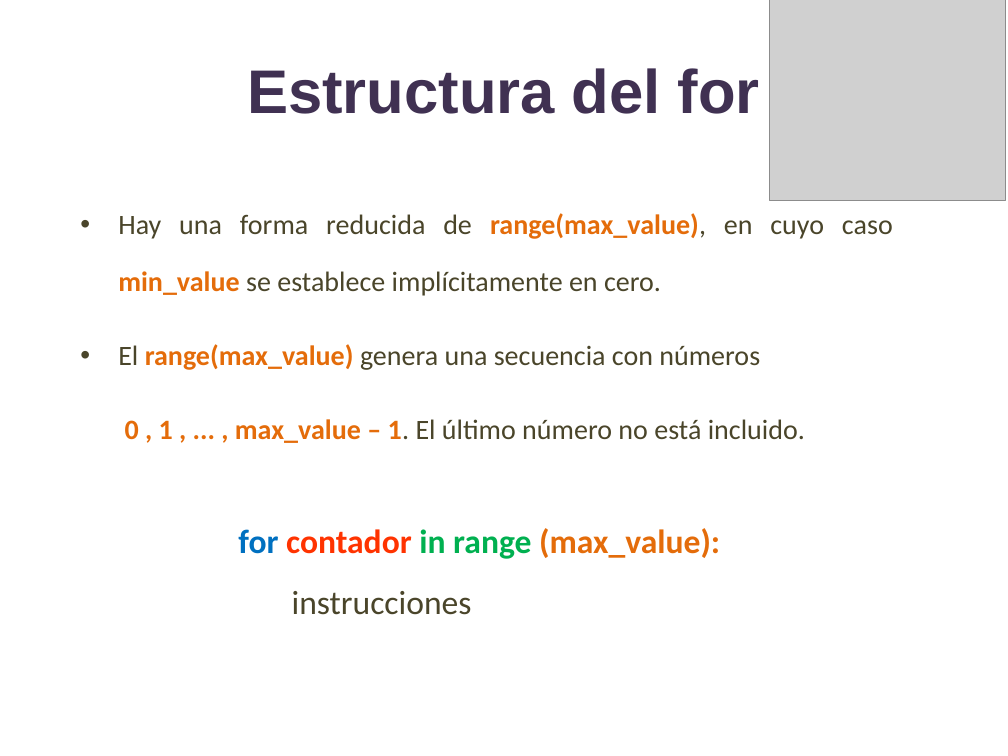
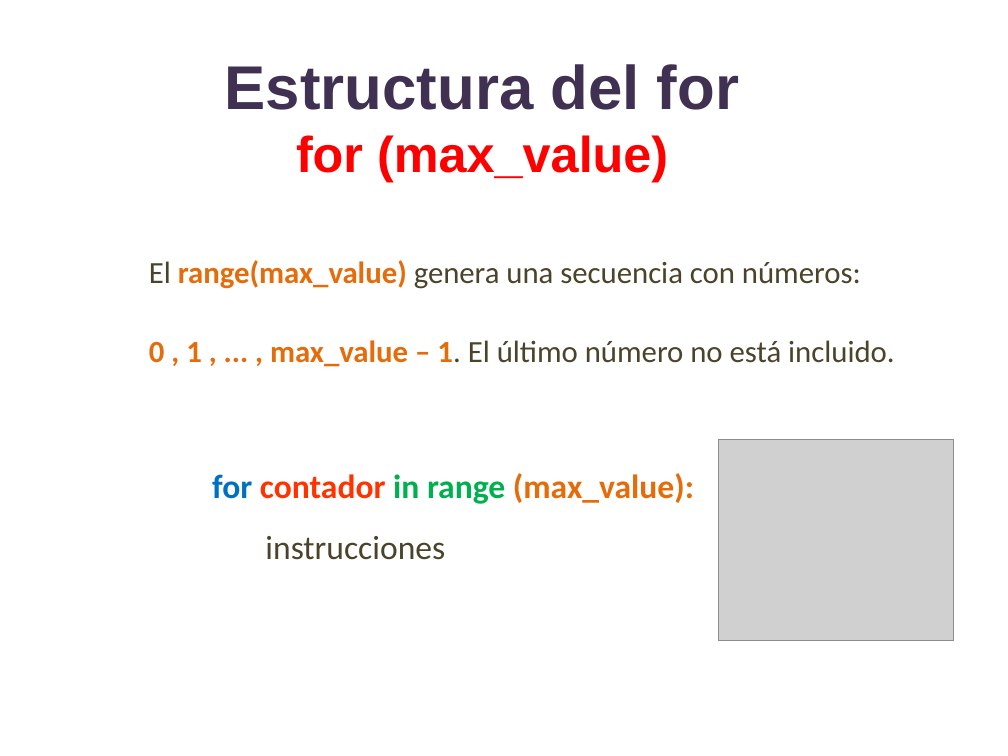
Before and after one commit to lizetheP/PensamientoC, a slide deck: slide 10 of CalendarioAgo20L/presentaciones/8_For.pptx (slide 13 before the commit). Drawn at 1008x756 pixels with LibreOffice and Linux fonts; fonts in the diff are those of the drawing; grey boxes stand for pictures. Boxes give left, top, right and bottom in pixels: in the first picture for what was removed or moved away, otherwise in the second. Text is boxed around its words. In the diff, an @@ line names an element or a change of style, - is before the commit and + after.

```diff
--- a/CalendarioAgo20L/presentaciones/8_For.pptx
+++ b/CalendarioAgo20L/presentaciones/8_For.pptx
@@ title at (x1=225, y1=64, x2=739, y2=182): text changed; size 44 to 44.1 pt @@
-Estructura del for
+Estructura del for
+for (max_value)
@@ text "El range(max_value) genera una secuencia ..." moved from (x1=118, y1=213, x2=893, y2=443) to (x1=149, y1=260, x2=894, y2=367) @@
@@ text at (x1=149, y1=260, x2=861, y2=289): text changed; size 20 to 22 pt @@
-• Hay una forma reducida de range(max_value), en cuyo caso min_value se establece implícitamente en cero.
-• El range(max_value) genera una secuencia con números
+El range(max_value) genera una secuencia con números:
@@ text at (x1=149, y1=340, x2=894, y2=367): size 20 to 22 pt in "0 , 1 , ... , max_value ..."; list level 2 to 1 in "0 , 1 , ... ..." @@
@@ text "for contador in range (max_value):" moved from (x1=238, y1=528, x2=720, y2=615) to (x1=212, y1=473, x2=694, y2=560) @@
@@ picture moved from (x1=770, y1=0, x2=1005, y2=201) to (x1=719, y1=439, x2=954, y2=640) @@
```
Also in this commit, not shown: 10 other slides changed, 2 other files.
